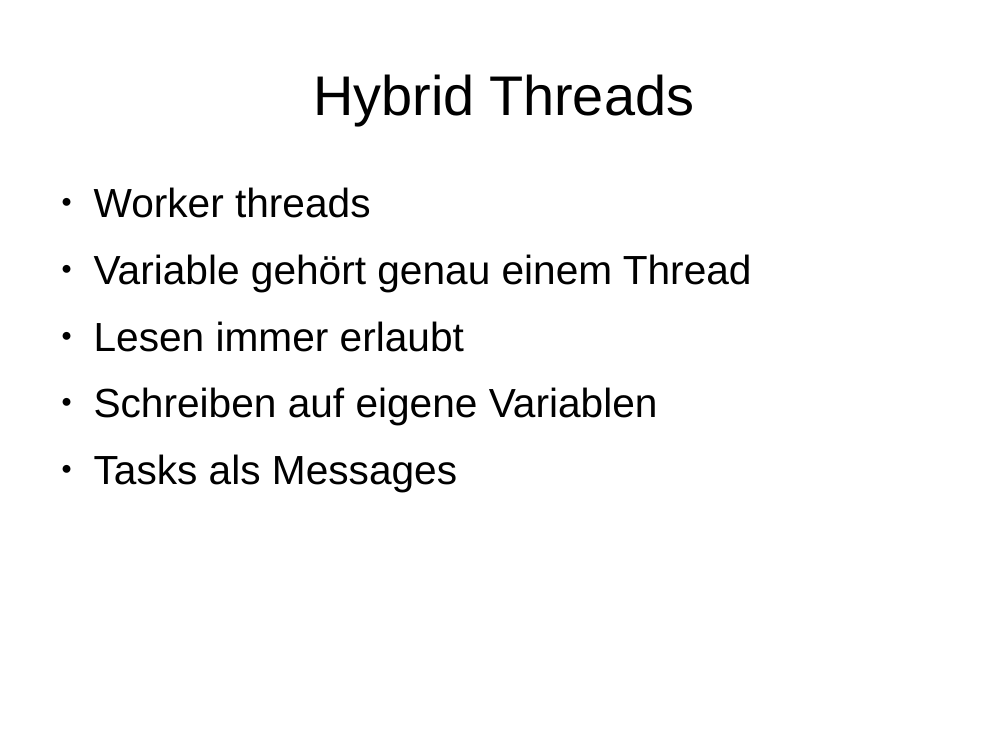
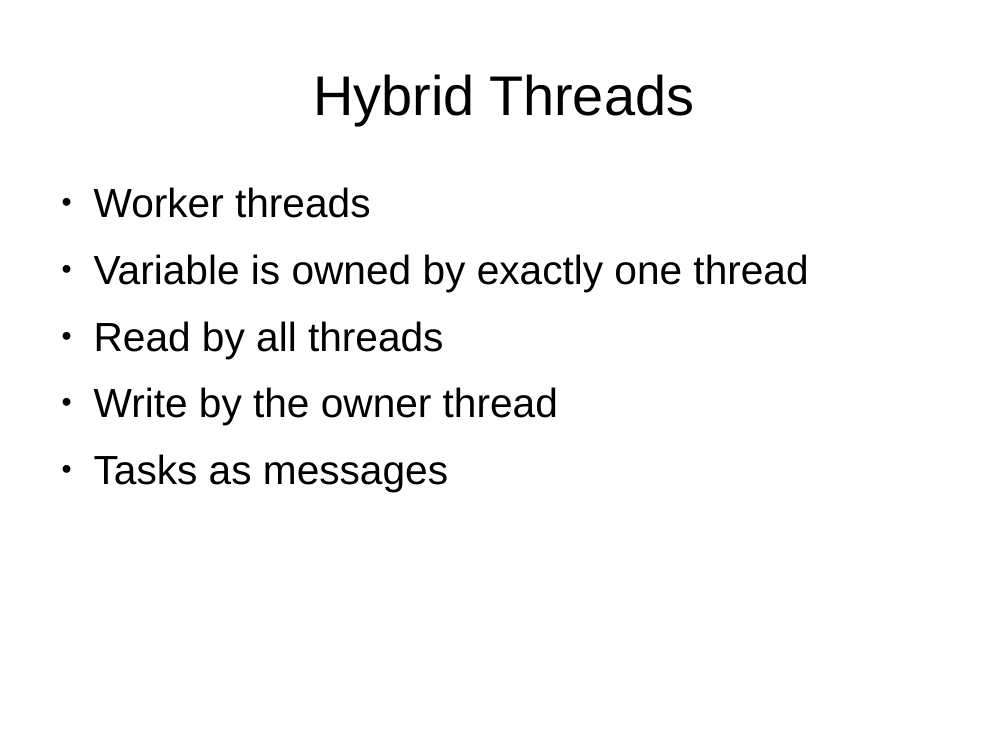
Before and after one commit to niner/talks, a slide deck: slide 11 of Threading in Parrot/Präsentation.odp (slide 10 before the commit). Drawn at 1008x756 pixels with LibreOffice and Linux fonts; fonts in the diff are those of the drawing. Boxes give left, top, right and bottom in pixels: in the first picture for what was removed or moved away, otherwise in the second. Text is boxed around its words. In the diff, an @@ line names an element or a change of style, - is before the commit and + after.

Commit message:
Final version of Threading in Parrot

```diff
--- a/Threading in Parrot/Präsentation.odp
+++ b/Threading in Parrot/Präsentation.odp
@@ text at (94, 254, 808, 492): text changed @@
-● Variable gehört genau einem Thread
-● Lesen immer erlaubt
-● Schreiben auf eigene Variablen
-● Tasks als Messages
+● Variable is owned by exactly one thread
+● Read by all threads
+● Write by the owner thread
+● Tasks as messages
```
Also in this commit, not shown: 6 other slides changed, 5 slides added, 3 slides removed, 3 other files.
